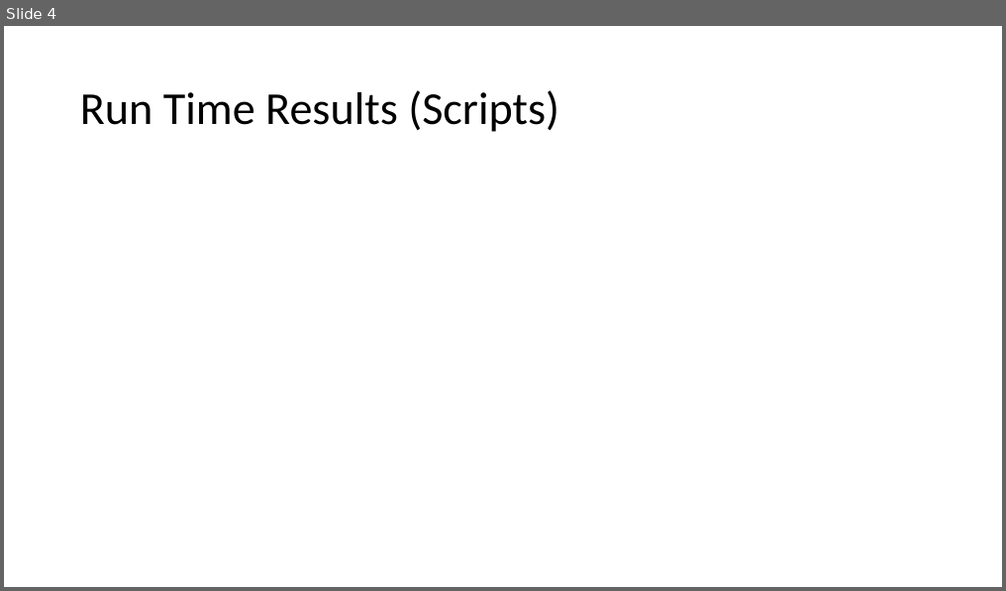
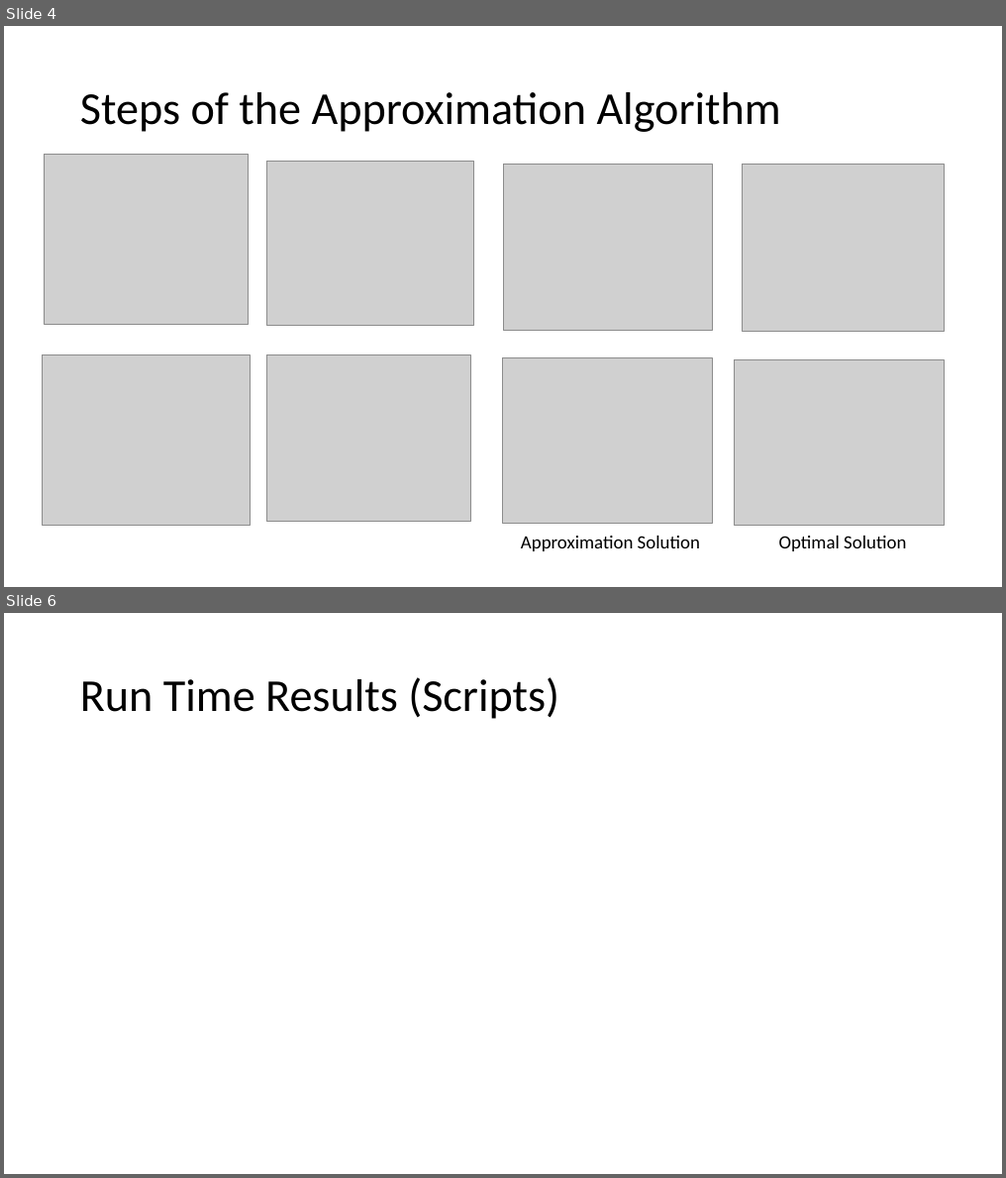
Before and after one commit to smit36jm/CS412-NP_COMPLETE, a slide deck: presentations/Approx Presentation.pptx. Shown one above the other, each under a label of ours: slide 4 before the commit, slides 4 and 6 after it; the slides between them are not shown. The pictures are 1006x591 and 1006x1178 pixels, drawn with LibreOffice and Linux fonts; fonts in the diff are those of the drawing; grey boxes stand for pictures. Boxes give left, top, right and bottom in pixels: in the first picture for what was removed or moved away, otherwise in the second. Text is boxed around its words. In the diff, an @@ line names an element or a change of style, - is before the commit and + after.

Commit message:
Approx Mostly Done

```diff
--- a/presentations/Approx Presentation.pptx
+++ b/presentations/Approx Presentation.pptx
@@ slide 4 added at box(4, 26, 1002, 587), background #FFFFFF @@
@@ title added at box(80, 92, 781, 132), 44 pt, text #000000 @@
+Steps of the Approximation Algorithm
@@ picture added at box(44, 155, 249, 325) @@
@@ picture added at box(266, 161, 474, 325) @@
@@ picture added at box(504, 165, 712, 331) @@
@@ picture added at box(743, 165, 944, 332) @@
@@ picture added at box(43, 356, 251, 526) @@
@@ picture added at box(266, 356, 471, 522) @@
@@ picture added at box(503, 358, 712, 523) @@
@@ picture added at box(735, 361, 944, 526) @@
@@ text added at box(521, 536, 700, 552), 18 pt, text #000000 @@
+Approximation Solution
@@ text added at box(779, 536, 906, 552), 18 pt, text #000000 @@
+Optimal Solution
@@ what was slide 4 is now slide 6 @@
```
Also in this commit, not shown: 2 slides changed, 3 other slides added, 2 slides removed.
